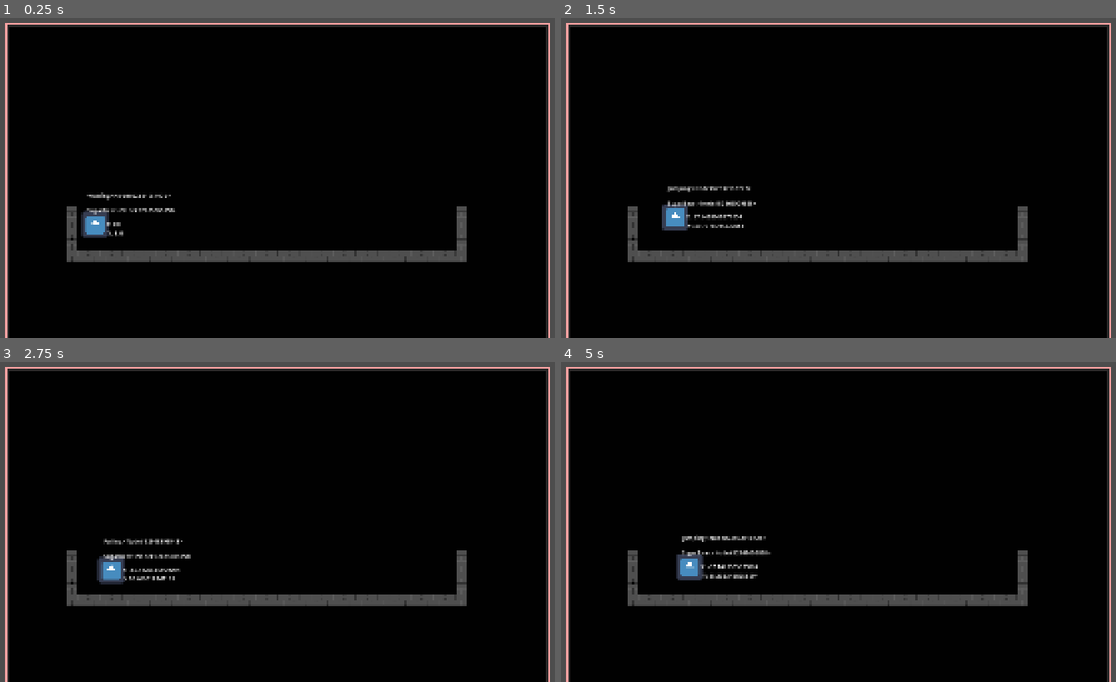
Above: before the commit, frames 1-4 (two rows, left to right).
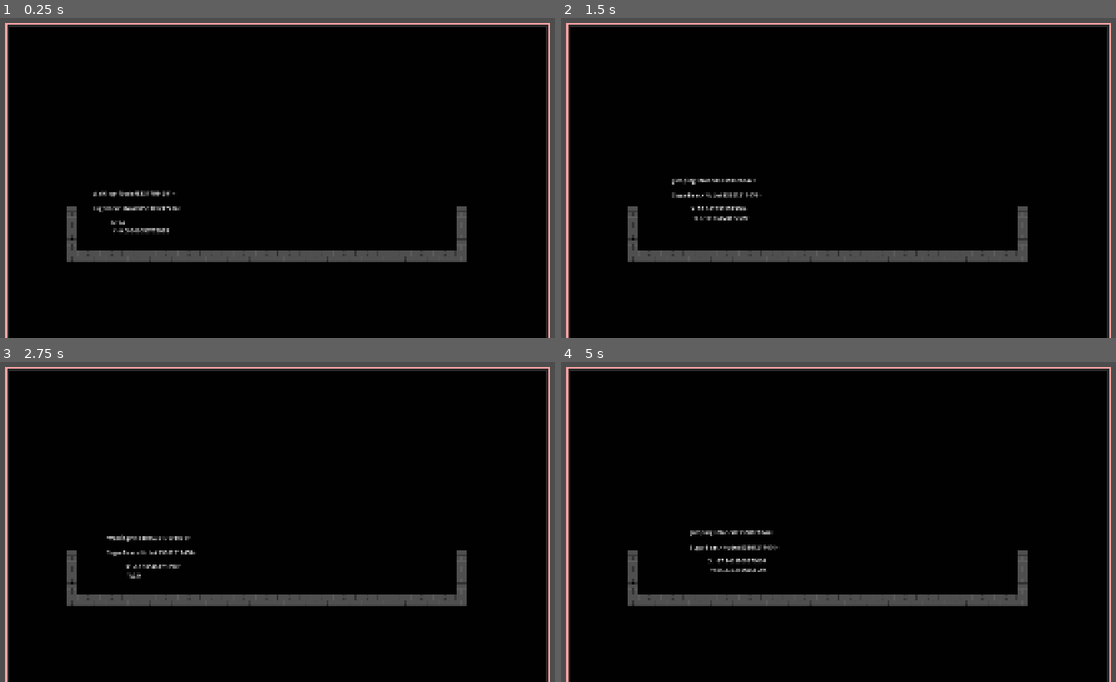
Above: after the commit, the same moments.

Repository: CamdenPix/GameOff-2026
Game: Godot game, scene res://scenes/main_game.tscn
Same seed, same stepped clock (60 frames per second), same inputs: the game is played once before the commit and once after it. The engine's default icon, where the game draws it, is replaced by a stand-in: a white triangle on a blue panel in a dark square.
Inputs:
- Up to frame 1 (0.25 s): no input
- Up to frame 2 (1.5 s): tap Enter at 0.5 s; hold D (move_right) from 0.53 s (still down); tap T at 0.6, 1.35 s; tap Space (jump) at 0.77, 1.07 s
- Up to frame 3 (2.75 s): tap Space (jump) at 1.52, 1.82 s; release D (move_right) at 2.03 s; hold A (move_left) from 2.03 s (still down); tap T at 2.1 s
- Up to frame 4 (5 s): release A (move_left) at 2.78 s; hold D (move_right) 2.78-4.28 s; tap T at 2.85, 3.6, 4.35 s; tap Space (jump) at 3.02, 3.32, 3.77, 4.07, 4.52, 4.82 s; hold A (move_left) from 4.28 s (still down)

The runs differ from the first frame. In frame 1, 1.1% of the frame differs, in the area x 14-33%, y 53-69%; in frame 2, 1.4%; in frame 3, 1.3%; in frame 4, 1.5%, in the area x 20-40%, y 52-69%.

Commit message:
basic collision stuff

Diff:
--- a/Scripts/Abstract State Scripts/parent_state_machine.gd
+++ b/Scripts/Abstract State Scripts/parent_state_machine.gd
@@ -27,6 +27,7 @@
 	if current_state_machine:
 		animal_request.emit(current_state_machine, new_state_machine)
 		if animal_changer.request_new_animal(current_state_machine, new_state_machine) == false:
+			print('Failed to swtich states')
 			return
 	if current_state_machine:
 		current_state_machine.exit(new_state_machine)
--- /dev/null
+++ b/Scripts/Player/Bird/BirdCollisionShape.tres
@@ -0,0 +1,5 @@
+[gd_resource type="CapsuleShape2D" format=3 uid="uid://b3gbdf3m2n7a5"]
+
+[resource]
+radius = 16.0
+height = 32.0
--- /dev/null
+++ b/Scripts/Player/SugarBear/SugarBearCollisionShape.tres
@@ -0,0 +1,5 @@
+[gd_resource type="CapsuleShape2D" format=3 uid="uid://c1oj36uxowmh2"]
+
+[resource]
+radius = 64.0
+height = 160.0
--- a/Scripts/Player/animal_changer.gd
+++ b/Scripts/Player/animal_changer.gd
@@ -20,15 +20,14 @@
 #@export var area_checker_collision_shape: CollisionShape2D
 @export var hurtbox_collision_shape: CollisionShape2D
 @export var player_collision_shape: CollisionShape2D
-@export var horizontal_pixel_collison_margin: float = 3
-@export var vertical_pixel_collsion_margin:float = 3
+@export var horizontal_wall_collison_margin: float = 3
 
 @export var right_cast: RayCast2D
 @export var left_cast: RayCast2D
-@export var up_cast: RayCast2D
-@export var down_cast: RayCast2D
 
 @export var parent: Player
+
+@export var animation_player: AnimationPlayer
 
 var sugar_bear_area_bodies: Array[Node2D] = []
 var bird_area_bodies: Array[Node2D] = []
@@ -39,16 +38,24 @@
 	WALL,
 	FLOOR_AND_WALL,
 }
-
+enum wall_possible_return_values {
+	LEFT,
+	RIGHT,
+	NONE,
+	BOTH
+}
 var tranistion_list: Array[AnimalTransition]
 
 
+
 func _ready() -> void:
-	for first_animal in animals_list:
-		for second_animal in animals_list:
-			if first_animal == second_animal:
-				continue
-			create_left_and_right_transition_area2d(first_animal, second_animal)
+	pass
+	#request_new_animal(bird, sugar_bear)
+	#for first_animal in animals_list:
+		#for second_animal in animals_list:
+			#if first_animal == second_animal:
+				#continue
+			#create_left_and_right_transition_area2d(first_animal, second_animal)
 
 func find_animal_transition(start_animal: ChildStateMachine, end_animal: ChildStateMachine) -> AnimalTransition:
 
@@ -83,10 +90,13 @@
 	var start_animal_shape_rect: Rect2 = start_animal_collision_shape.get_rect()
 
 	var shape_difference: Vector2 = start_animal_shape_rect.size - end_animal_shape_rect.size
-	var horizontal_distance_away: float = shape_difference.x
+	var horizontal_distance_away: float = abs(shape_difference.x )
 
 	var left_area : Area2D = Area2D.new()
 	var right_area : Area2D = Area2D.new()
+
+	left_area.name ="left " +  start_animal.name + " to " + end_animal.name
+	right_area.name ="right " +  start_animal.name + " to " + end_animal.name
 
 	add_child(left_area)
 	add_child(right_area)
@@ -152,24 +162,39 @@
 
 	var check : body_possible_return_values = check_for_walls_floors()
 	var transition:AnimalTransition = find_animal_transition(current_animal, new_animal)
-
+	print(body_possible_return_values.find_key(check),", from: ", current_animal.name + ', to: '+ new_animal.name)
+	print(shape_difference)
 	match check:
 		### the player isnt touching ANYTHING
 		body_possible_return_values.NONE:
-			change_collision_shapes(new_animal_collision_shape)
+			change_collision_shapes(new_animal_collision_shape, shape_difference)
+			#animation_player.play('test animation')
 			return true
 
 		body_possible_return_values.FLOOR:
-			change_collision_shapes(new_animal_collision_shape)
-			parent.global_position.y += shape_difference.y
+
+			if shape_difference.y > 0:
+				parent.global_position.y -= shape_difference.y/2
+			change_collision_shapes(new_animal_collision_shape, shape_difference)
+			#animation_player.play('test animation')
+
 			return true
 		body_possible_return_values.WALL:
-
-			### Move the new animal shape to the left by shape difference x / 2
-			## THEN check if its empty
-			pass
+			#var wall_side: wall_possible_return_values = check_wall_side()
+			if shape_difference.x > 0:
+				parent.global_position.x += shape_difference.x
+			change_collision_shapes(new_animal_collision_shape, shape_difference)
+			#animation_player.play('test animation')
+
+			return true
 		body_possible_return_values.FLOOR_AND_WALL:
-			pass
+			if shape_difference.y > 0:
+				parent.global_position.y -= shape_difference.y/2
+			if shape_difference.x > 0:
+				parent.global_position.x += shape_difference.x
+			change_collision_shapes(new_animal_collision_shape, shape_difference)
+			#animation_player.play('test animation')
+			return true
 
 
 
@@ -177,9 +202,40 @@
 
 	return false
 
-func change_collision_shapes(new_shape: Shape2D):
-	hurtbox_collision_shape.shape = new_shape
-	player_collision_shape.shape = new_shape
+func check_wall_side() -> wall_possible_return_values:
+	var right_collider = right_cast.get_collider()
+	var left_collider = left_cast.get_collider()
+
+	if left_collider is TileMapLayer and right_collider == null:
+		return wall_possible_return_values.LEFT
+
+	if right_collider is TileMapLayer and left_collider == null:
+		return wall_possible_return_values.RIGHT
+	if right_collider is TileMapLayer and left_collider is TileMapLayer:
+		return wall_possible_return_values.BOTH
+
+	return wall_possible_return_values.NONE
+
+
+func change_collision_shapes(new_shape: Shape2D, shape_difference: Vector2):
+	#var new_hurtbox_collision: CollisionShape2D = CollisionShape2D.new()
+	#new_hurtbox_collision.shape = new_shape
+	#var hurtbox_area: Area2D = hurtbox_collision_shape.get_parent()
+	#hurtbox_collision_shape.queue_free()
+	#hurtbox_area.add_child(new_hurtbox_collision)
+	#hurtbox_collision_shape = new_hurtbox_collision
+	#
+	#var new_player_collision: CollisionShape2D = CollisionShape2D.new()
+	#new_player_collision.shape = new_shape
+	#player_collision_shape.queue_free()
+	#parent.add_child(new_player_collision)
+	#player_collision_shape = new_player_collision
+
+	hurtbox_collision_shape.set_shape(new_shape)
+
+	player_collision_shape.set_shape(new_shape)
+	right_cast.target_position.x = shape_difference.x + horizontal_wall_collison_margin
+	left_cast.target_position.x = (shape_difference.x + horizontal_wall_collison_margin) * -1
 
 
 func check_for_walls_floors() -> body_possible_return_values:
@@ -193,27 +249,17 @@
 
 	return body_possible_return_values.NONE
 
-
-func shape_difference_check(shape_difference: Vector2) -> bool:
-
-	## if the shape difference is positive then the new shape is bigger
-	if shape_difference.x > 0:
-		move_horizontal_raycasts_and_check(shape_difference.x)
-
-
-
-	return false
-
-func move_horizontal_raycasts_and_check(x_difference: float):
-	var half_x_difference: float = x_difference / 2
-	right_cast.position.x = half_x_difference
-	left_cast.position.x = -half_x_difference
-
-	right_cast.target_position.x = horizontal_pixel_collison_margin
-	left_cast.target_position.x = -horizontal_pixel_collison_margin
-
-
-	return false
+#
+#func shape_difference_check(shape_difference: Vector2) -> bool:
+	#
+	### if the shape difference is positive then the new shape is bigger
+	#if shape_difference.x > 0:
+		#move_horizontal_raycasts_and_check(shape_difference.x)
+			#
+			#
+	#
+	#return false
+
 
 func _on_sugar_bear_area_checker_body_entered(body: Node2D) -> void:
 	sugar_bear_area_bodies.append(body)
--- a/scenes/player.tscn
+++ b/scenes/player.tscn
@@ -6,6 +6,7 @@
 [ext_resource type="Script" uid="uid://ca8ix522mmcvv" path="res://Scripts/Player/Bird/bird_state_machine.gd" id="2_g2els"]
 [ext_resource type="Script" uid="uid://cwjt0dqonkxtr" path="res://Scripts/Abstract State Scripts/animal_resource.gd" id="4_a8ls1"]
 [ext_resource type="Texture2D" uid="uid://cingnt5lrcoku" path="res://icon.svg" id="5_qlg0r"]
+[ext_resource type="Shape2D" uid="uid://b3gbdf3m2n7a5" path="res://Scripts/Player/Bird/BirdCollisionShape.tres" id="6_ke2ow"]
 [ext_resource type="Script" uid="uid://b83weq6rd5bpa" path="res://Scripts/Player/Bird/walk.gd" id="7_qfm1y"]
 [ext_resource type="Script" uid="uid://dysklje3t01br" path="res://Scripts/Player/Bird/flap_wing.gd" id="7_ur7pv"]
 [ext_resource type="Script" uid="uid://5tdjqwwbdmx1" path="res://Scripts/Player/SugarBear/Walk.gd" id="7_y4r1p"]
@@ -22,28 +23,17 @@
 [ext_resource type="Script" uid="uid://qnmwbc3twpqd" path="res://Scripts/Player/Deactive/deactive_state_machine.gd" id="12_f1ej7"]
 [ext_resource type="Script" uid="uid://cpij4htxn7v7b" path="res://Scripts/Player/SugarBear/landing.gd" id="12_oprun"]
 [ext_resource type="Script" uid="uid://ek1v2tl8c2h8" path="res://Scripts/Player/Deactive/deactive.gd" id="13_oprun"]
+[ext_resource type="Shape2D" uid="uid://c1oj36uxowmh2" path="res://Scripts/Player/SugarBear/SugarBearCollisionShape.tres" id="15_ujl30"]
 [ext_resource type="Script" uid="uid://bxh0gc13ppu0l" path="res://Scripts/Player/animal_changer.gd" id="22_a38lo"]
-
-[sub_resource type="CapsuleShape2D" id="CapsuleShape2D_60mlk"]
-radius = 32.0
-height = 128.0
-
-[sub_resource type="CapsuleShape2D" id="CapsuleShape2D_a38lo"]
-radius = 32.0
-height = 128.0
 
 [sub_resource type="Resource" id="Resource_qdonj"]
 script = ExtResource("4_a8ls1")
-shape = SubResource("CapsuleShape2D_a38lo")
+shape = ExtResource("6_ke2ow")
 metadata/_custom_type_script = "uid://cwjt0dqonkxtr"
-
-[sub_resource type="CapsuleShape2D" id="CapsuleShape2D_4ni07"]
-radius = 64.0
-height = 128.0
 
 [sub_resource type="Resource" id="Resource_qfm1y"]
 script = ExtResource("4_a8ls1")
-shape = SubResource("CapsuleShape2D_4ni07")
+shape = ExtResource("15_ujl30")
 metadata/_custom_type_script = "uid://cwjt0dqonkxtr"
 
 [sub_resource type="Curve" id="Curve_a8ls1"]
@@ -51,13 +41,90 @@
 point_count = 2
 metadata/_snap_enabled = true
 
-[sub_resource type="CapsuleShape2D" id="CapsuleShape2D_l71n6"]
-radius = 32.0
-height = 128.0
-
-[sub_resource type="CapsuleShape2D" id="CapsuleShape2D_ke2ow"]
-radius = 48.0
-height = 144.0
+[sub_resource type="Animation" id="Animation_ke2ow"]
+length = 0.001
+tracks/0/type = "value"
+tracks/0/imported = false
+tracks/0/enabled = true
+tracks/0/path = NodePath("../../../CollisionShape:shape:radius")
+tracks/0/interp = 1
+tracks/0/loop_wrap = true
+tracks/0/keys = {
+"times": PackedFloat32Array(0),
+"transitions": PackedFloat32Array(1),
+"update": 0,
+"values": [64.0]
+}
+tracks/1/type = "value"
+tracks/1/imported = false
+tracks/1/enabled = true
+tracks/1/path = NodePath("../../../CollisionShape:shape:height")
+tracks/1/interp = 1
+tracks/1/loop_wrap = true
+tracks/1/keys = {
+"times": PackedFloat32Array(0),
+"transitions": PackedFloat32Array(1),
+"update": 0,
+"values": [160.0]
+}
+tracks/2/type = "value"
+tracks/2/imported = false
+tracks/2/enabled = true
+tracks/2/path = NodePath("../../../CollisionShape:position")
+tracks/2/interp = 1
+tracks/2/loop_wrap = true
+tracks/2/keys = {
+"times": PackedFloat32Array(0),
+"transitions": PackedFloat32Array(1),
+"update": 0,
+"values": [Vector2(0, 0)]
+}
+
+[sub_resource type="Animation" id="Animation_ujl30"]
+resource_name = "test animation"
+length = 0.1
+tracks/0/type = "value"
+tracks/0/imported = false
+tracks/0/enabled = true
+tracks/0/path = NodePath("../../../CollisionShape:shape:radius")
+tracks/0/interp = 1
+tracks/0/loop_wrap = true
+tracks/0/keys = {
+"times": PackedFloat32Array(0, 0.1),
+"transitions": PackedFloat32Array(1, 1),
+"update": 0,
+"values": [64.0, 16.0]
+}
+tracks/1/type = "value"
+tracks/1/imported = false
+tracks/1/enabled = true
+tracks/1/path = NodePath("../../../CollisionShape:shape:height")
+tracks/1/interp = 1
+tracks/1/loop_wrap = true
+tracks/1/keys = {
+"times": PackedFloat32Array(0, 0.1),
+"transitions": PackedFloat32Array(1, 1),
+"update": 0,
+"values": [160.0, 32.0]
+}
+tracks/2/type = "value"
+tracks/2/imported = false
+tracks/2/enabled = true
+tracks/2/path = NodePath("../../../CollisionShape:position")
+tracks/2/interp = 1
+tracks/2/loop_wrap = true
+tracks/2/keys = {
+"times": PackedFloat32Array(0, 0.1),
+"transitions": PackedFloat32Array(1, 1),
+"update": 0,
+"values": [Vector2(0, 0), Vector2(0, 62)]
+}
+
+[sub_resource type="AnimationLibrary" id="AnimationLibrary_31cv2"]
+_data = {
+&"RESET": SubResource("Animation_ke2ow"),
+&"test animation": SubResource("Animation_ujl30")
+}
 
 [node name="Player" type="CharacterBody2D" unique_id=139764919 node_paths=PackedStringArray("parent_state_machine", "velocity_label")]
 collision_layer = 2
@@ -66,15 +133,16 @@
 velocity_label = NodePath("VelocityLabel")
 
 [node name="CollisionShape" type="CollisionShape2D" parent="." unique_id=623417396]
-shape = SubResource("CapsuleShape2D_60mlk")
+shape = ExtResource("15_ujl30")
 
 [node name="Player_Hurtbox" type="Area2D" parent="." unique_id=1473979664 node_paths=PackedStringArray("iframe_timer")]
+visible = false
 script = ExtResource("2_4ni07")
 iframe_timer = NodePath("Timer")
 metadata/_custom_type_script = "uid://dulw1a8cl1ss"
 
 [node name="HurtboxShape" type="CollisionShape2D" parent="Player_Hurtbox" unique_id=503420747]
-shape = SubResource("CapsuleShape2D_60mlk")
+shape = ExtResource("15_ujl30")
 
 [node name="Timer" type="Timer" parent="Player_Hurtbox" unique_id=1129933225]
 wait_time = 3.0
@@ -214,6 +282,7 @@
 offset_bottom = -69.0
 
 [node name="Icon" type="Sprite2D" parent="." unique_id=1874743154]
+visible = false
 scale = Vector2(0.6, 0.6)
 texture = ExtResource("5_qlg0r")
 
@@ -224,7 +293,8 @@
 offset_right = 72.0
 offset_bottom = 10.0
 
-[node name="AnimalChanger" type="Node2D" parent="." unique_i …(249 unchanged characters)… ion_shape", "right_cast", "left_cast", "up_cast", "down_cast", "parent")]
+[node name="AnimalChanger" type="Node2D" parent="." unique_i …(249 unchanged characters)… ion_shape", "right_cast", "left_cast", "parent", "animation_player")]
+visible = false
 script = ExtResource("22_a38lo")
 animals_list = [NodePath("../ParentStateMachine/Bird"), NodePath("../ParentStateMachine/SugarBear")]
 bird = NodePath("../ParentStateMachine/Bird")
@@ -234,26 +304,23 @@
 sugar_bear_area_checker = NodePath("SugarBearAreaChecker")
 sugar_bear_area_checker_collision_shape = NodePath("SugarBearAreaChecker/CollisionShape2D")
 hurtbox_collision_shape = NodePath("../Player_Hurtbox/HurtboxShape")
-player_collision_shape = NodePath("../Player_Hurtbox/HurtboxShape")
+player_collision_shape = NodePath("../CollisionShape")
 right_cast = NodePath("RightCast")
 left_cast = NodePath("LeftCast")
-up_cast = NodePath("UpCast")
-down_cast = NodePath("DownCast")
 parent = NodePath("..")
+animation_player = NodePath("../AnimationPlayer")
 
 [node name="BirdAreaChecker" type="Area2D" parent="AnimalChanger" unique_id=296623289]
-visible = false
 collision_layer = 0
 
 [node name="CollisionShape2D" type="CollisionShape2D" parent="AnimalChanger/BirdAreaChecker" unique_id=1533521332]
-shape = SubResource("CapsuleShape2D_l71n6")
+shape = ExtResource("6_ke2ow")
 
 [node name="SugarBearAreaChecker" type="Area2D" parent="AnimalChanger" unique_id=1475541209]
-visible = false
 collision_layer = 0
 
 [node name="CollisionShape2D" type="CollisionShape2D" parent="AnimalChanger/SugarBearAreaChecker" unique_id=523033124]
-shape = SubResource("CapsuleShape2D_ke2ow")
+shape = ExtResource("15_ujl30")
 
 [node name="RightCast" type="RayCast2D" parent="AnimalChanger" unique_id=1988924099]
 target_position = Vector2(40, 0)
@@ -263,13 +330,9 @@
 target_position = Vector2(-40, 0)
 collision_mask = 5
 
-[node name="UpCast" type="RayCast2D" parent="AnimalChanger" unique_id=38670581]
-target_position = Vector2(0, -40)
-collision_mask = 5
-
-[node name="DownCast" type="RayCast2D" parent="AnimalChanger" unique_id=2140310942]
-target_position = Vector2(0, 40)
-collision_mask = 5
+[node name="AnimationPlayer" type="AnimationPlayer" parent="." unique_id=1216596490]
+root_node = NodePath("../AnimalChanger/BirdAreaChecker/CollisionShape2D")
+libraries/ = SubResource("AnimationLibrary_31cv2")
 
 [connection signal="body_entered" from="Player_Hurtbox" to="Player_Hurtbox" method="_on_body_entered"]
 [connection signal="timeout" from="Player_Hurtbox/Timer" to="Player_Hurtbox" method="_on_timer_timeout"]
